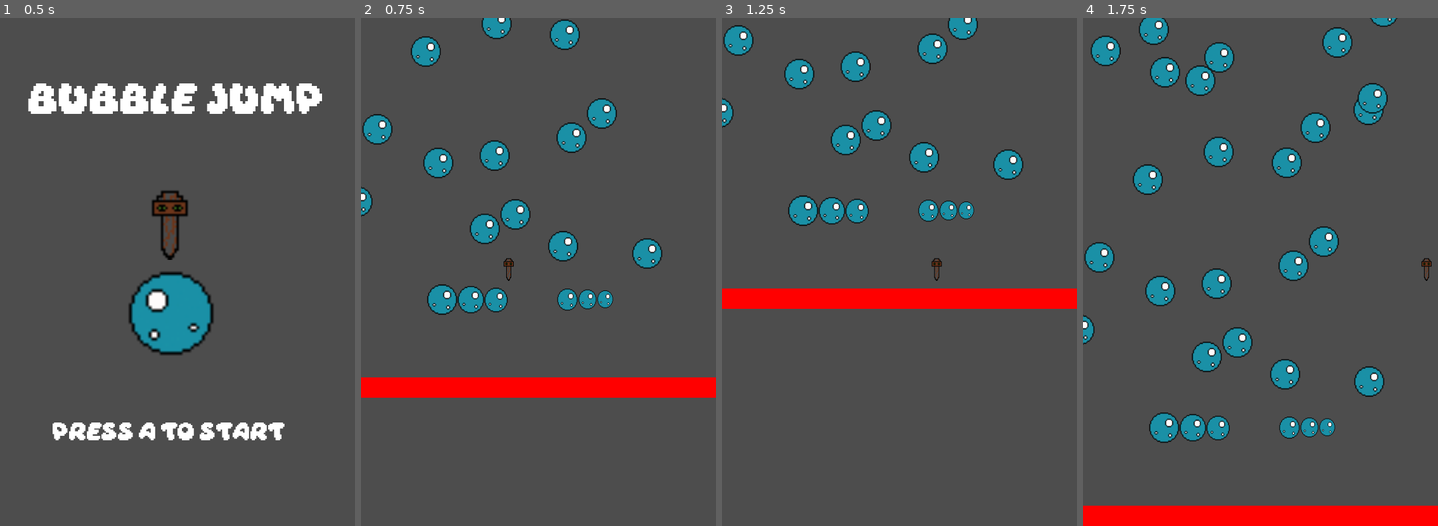
Above: before the commit, frames 1-4 (left to right).
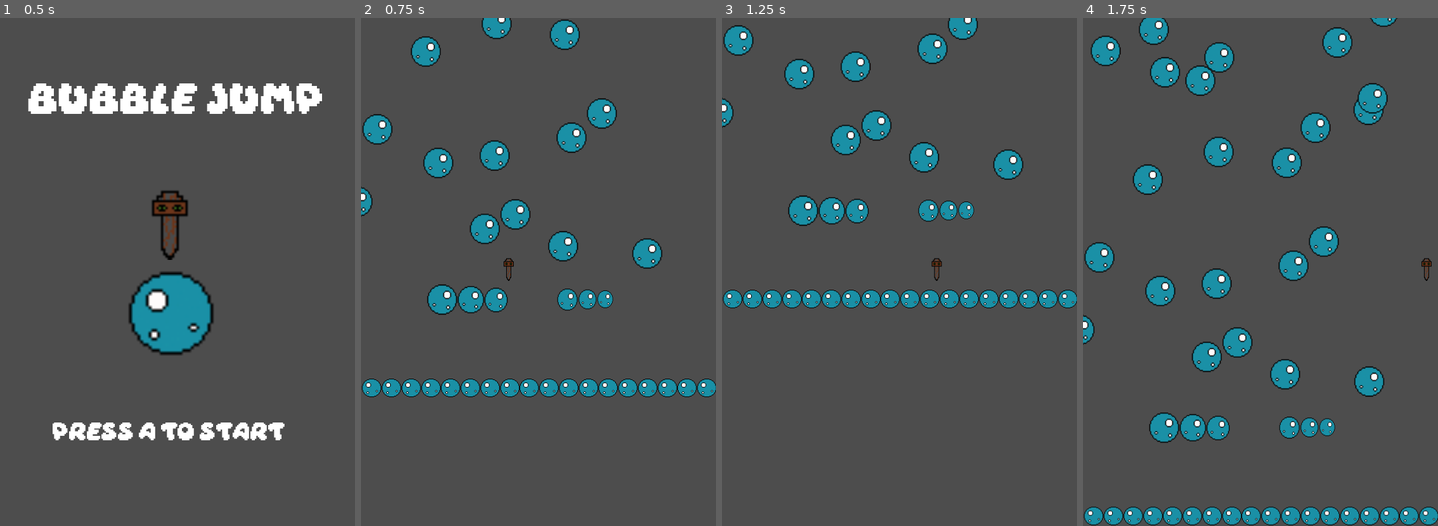
Above: after the commit, the same moments.

Repository: LChip2002/Bubble-Jump
Game: Godot game, scene res://title_screen.tscn
The game is run twice, just before and just after one commit, with the same random seed, the same clock (stepped at 60 frames per second) and the same inputs.
Inputs:
- Up to frame 1 (0.5 s): no input
- Up to frame 2 (0.75 s): tap A at 0.5 s; hold Right (ui_right) from 0.53 s (still down); hold Z (ui_z) from 0.53 s (still down)
- Up to frame 3 (1.25 s): keep holding Right (ui_right); keep holding Z (ui_z)
- Up to frame 4 (1.75 s): keep holding Right (ui_right); release Z (ui_z) at 1.28 s; tap Z (ui_z) at 1.35 s

Frame 1 is identical in both runs. In frame 2, 4.0% of the frame differs, in the area x 0-100%, y 70-75%; in frame 3, 4.0%; in frame 4, 4.0%.

Commit message:
Death floor now bubbles

Diff:
--- /dev/null
+++ b/Final Score.tscn
@@ -0,0 +1,9 @@
+[gd_scene format=3 uid="uid://c80delquymru8"]
+
+[node name="Control" type="Control"]
+layout_mode = 3
+anchors_preset = 15
+anchor_right = 1.0
+anchor_bottom = 1.0
+grow_horizontal = 2
+grow_vertical = 2
--- a/Game.tscn
+++ b/Game.tscn
@@ -7,7 +7,7 @@
 [ext_resource type="Texture2D" uid="uid://d12vsx0srmi4a" path="res://Nail.png" id="5_k1wgu"]
 [ext_resource type="Script" path="res://death_floor.gd" id="6_v78cm"]
 [ext_resource type="Texture2D" uid="uid://g6tyr210y4ju" path="res://sky.jpg" id="7_pn1a6"]
-[ext_resource type="Texture2D" uid="uid://wn63fd6y0uen" path="res://Red.png" id="7_yc6my"]
+[ext_resource type="Texture2D" uid="uid://dg7h8kumgfado" path="res://Bubble.png" id="7_vryhw"]
 
 [sub_resource type="RectangleShape2D" id="RectangleShape2D_ck0e2"]
 size = Vector2(113.421, 91.0225)
@@ -133,9 +133,94 @@
 shape = SubResource("RectangleShape2D_74gxh")
 
 [node name="Sprite2D" type="Sprite2D" parent="DeathFloor"]
-position = Vector2(251, 11)
-scale = Vector2(17.5313, 1)
-texture = ExtResource("7_yc6my")
+position = Vector2(-13.2504, 11)
+scale = Vector2(1.01565, 1)
+texture = ExtResource("7_vryhw")
+
+[node name="Sprite2D2" type="Sprite2D" parent="DeathFloor"]
+position = Vector2(18, 11)
+scale = Vector2(1.01565, 1)
+texture = ExtResource("7_vryhw")
+
+[node name="Sprite2D3" type="Sprite2D" parent="DeathFloor"]
+position = Vector2(49.2504, 11)
+scale = Vector2(1.01565, 1)
+texture = ExtResource("7_vryhw")
+
+[node name="Sprite2D4" type="Sprite2D" parent="DeathFloor"]
+position = Vector2(80.5008, 11)
+scale = Vector2(1.01565, 1)
+texture = ExtResource("7_vryhw")
+
+[node name="Sprite2D5" type="Sprite2D" parent="DeathFloor"]
+position = Vector2(111.25, 11)
+scale = Vector2(1.01565, 1)
+texture = ExtResource("7_vryhw")
+
+[node name="Sprite2D6" type="Sprite2D" parent="DeathFloor"]
+position = Vector2(142.501, 11)
+scale = Vector2(1.01565, 1)
+texture = ExtResource("7_vryhw")
+
+[node name="Sprite2D7" type="Sprite2D" parent="DeathFloor"]
+position = Vector2(173.751, 11)
+scale = Vector2(1.01565, 1)
+texture = ExtResource("7_vryhw")
+
+[node name="Sprite2D8" type="Sprite2D" parent="DeathFloor"]
+position = Vector2(205.002, 11)
+scale = Vector2(1.01565, 1)
+texture = ExtResource("7_vryhw")
+
+[node name="Sprite2D9" type="Sprite2D" parent="DeathFloor"]
+position = Vector2(235.25, 11)
+scale = Vector2(1.01565, 1)
+texture = ExtResource("7_vryhw")
+
+[node name="Sprite2D10" type="Sprite2D" parent="DeathFloor"]
+position = Vector2(266.501, 11)
+scale = Vector2(1.01565, 1)
+texture = ExtResource("7_vryhw")
+
+[node name="Sprite2D11" type="Sprite2D" parent="DeathFloor"]
+position = Vector2(297.751, 11)
+scale = Vector2(1.01565, 1)
+texture = ExtResource("7_vryhw")
+
+[node name="Sprite2D12" type="Sprite2D" parent="DeathFloor"]
+position = Vector2(329.002, 11)
+scale = Vector2(1.01565, 1)
+texture = ExtResource("7_vryhw")
+
+[node name="Sprite2D13" type="Sprite2D" parent="DeathFloor"]
+position = Vector2(359.751, 11)
+scale = Vector2(1.01565, 1)
+texture = ExtResource("7_vryhw")
+
+[node name="Sprite2D14" type="Sprite2D" parent="DeathFloor"]
+position = Vector2(391.002, 11)
+scale = Vector2(1.01565, 1)
+texture = ExtResource("7_vryhw")
+
+[node name="Sprite2D15" type="Sprite2D" parent="DeathFloor"]
+position = Vector2(422.252, 11)
+scale = Vector2(1.01565, 1)
+texture = ExtResource("7_vryhw")
+
+[node name="Sprite2D16" type="Sprite2D" parent="DeathFloor"]
+position = Vector2(453.502, 11)
+scale = Vector2(1.01565, 1)
+texture = ExtResource("7_vryhw")
+
+[node name="Sprite2D17" type="Sprite2D" parent="DeathFloor"]
+position = Vector2(484.25, 11)
+scale = Vector2(1.01565, 1)
+texture = ExtResource("7_vryhw")
+
+[node name="Sprite2D18" type="Sprite2D" parent="DeathFloor"]
+position = Vector2(515.501, 11)
+scale = Vector2(1.01565, 1)
+texture = ExtResource("7_vryhw")
 
 [node name="ParallaxBackground" type="ParallaxBackground" parent="."]
 visible = false
